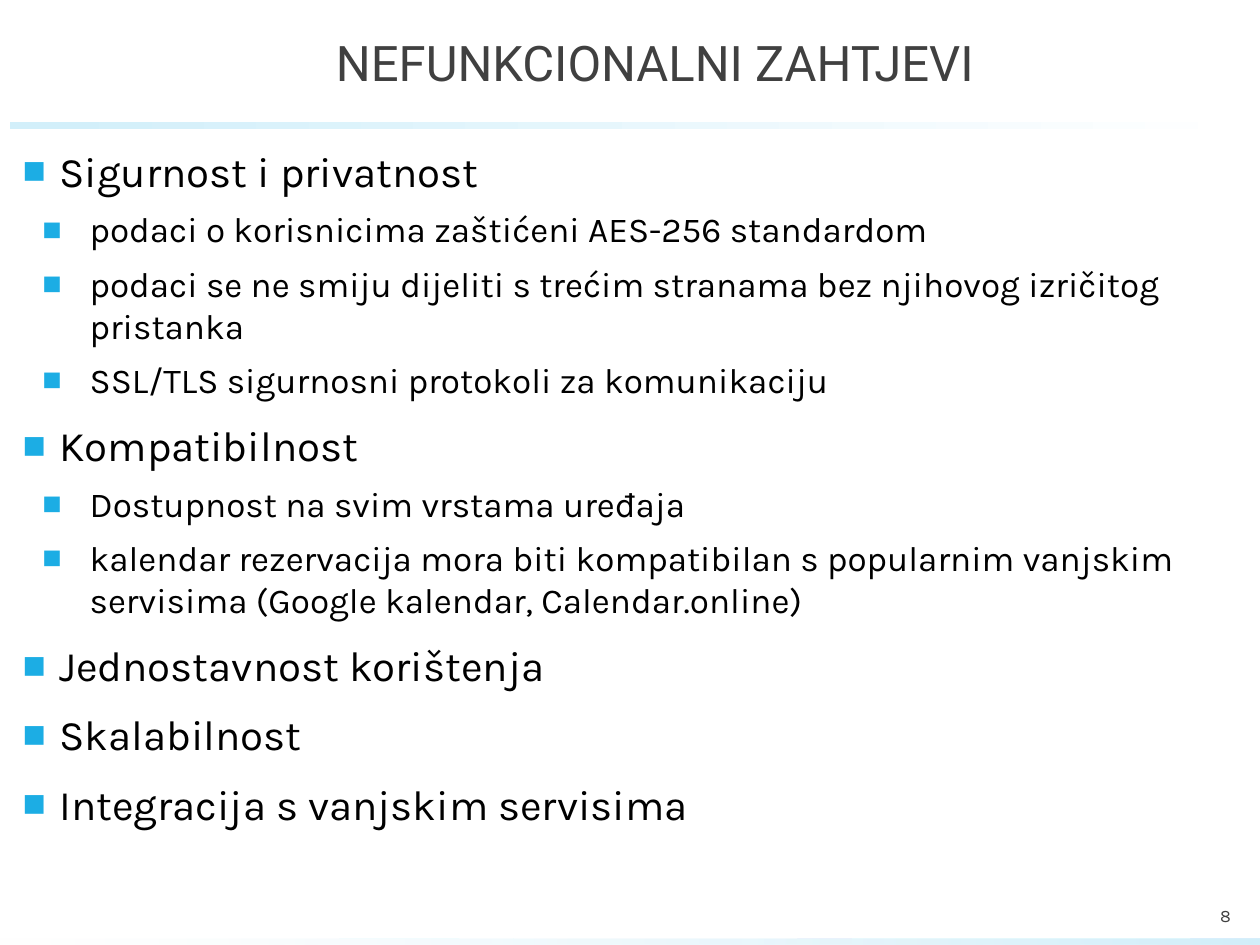
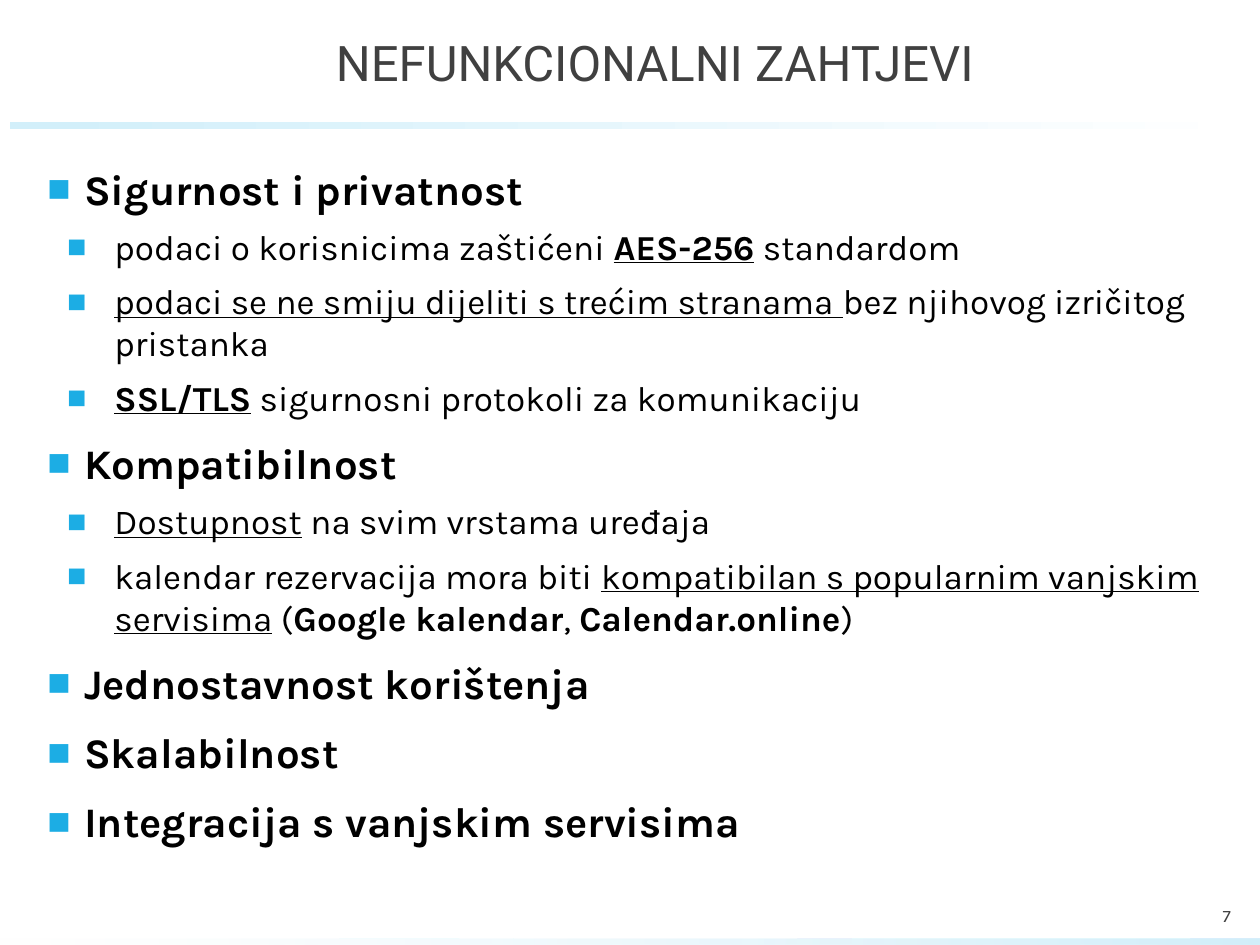
Before and after one commit to marioolcar/BADELPADEL, a slide deck: slide 7 of PROINZ_TG18.1_BadelPadel_PlayPadel.pptx (slide 8 before the commit). Drawn at 1260x945 pixels with LibreOffice and Linux fonts; fonts in the diff are those of the drawing; background and template pictures are left out. Boxes give left, top, right and bottom in pixels: in the first picture for what was removed or moved away, otherwise in the second. Text is boxed around its words. In the diff, an @@ line names an element or a change of style, - is before the commit and + after.

```diff
--- a/PROINZ_TG18.1_BadelPadel_PlayPadel.pptx
+++ b/PROINZ_TG18.1_BadelPadel_PlayPadel.pptx
@@ text "Sigurnost i privatnost": place and size @@
-text "Sigurnost i privatnost" at [59,158,1173,831]
+text "Sigurnost i privatnost" at [84,175,1198,848]
@@ text "Sigurnost i privatnost" at [84,175,1198,848]: bold on in "Sigurnost i privatnost", "AES-256", "SSL/TLS", "Kompatibilnost" and 4 more places; underline on in "AES-256", "podaci se ne smiju dijeliti s trećim ...", "SSL/TLS", "Dostupnost" and 1 more places @@
@@ page number at [1223,911,1231,922]: text changed @@
-8
+7
```
Also in this commit, not shown: 8 other slides changed, 3 slides added, 4 slides removed.
